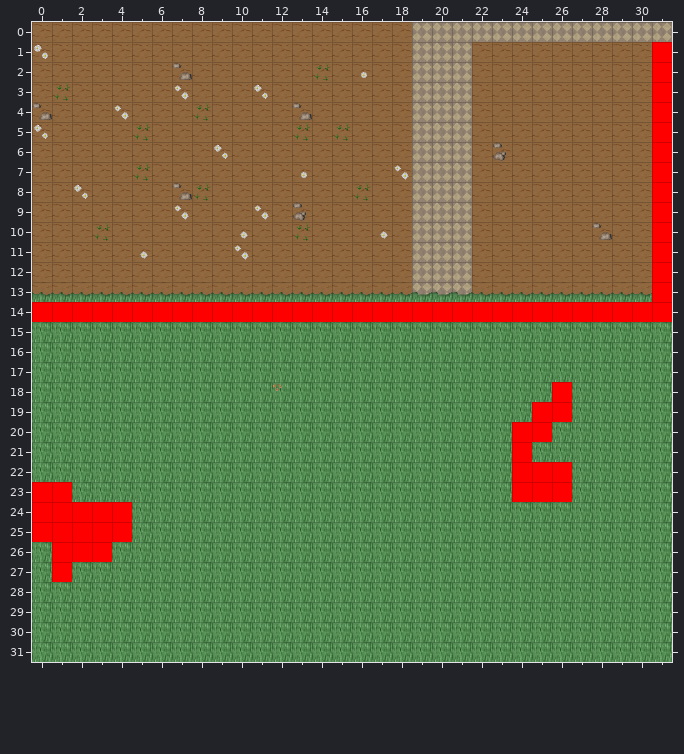
Level history. Tiled map: AndorsTrail/res/xml/level_0_semos_plains_ne_x1_y3.tmx. Above: the version before the commit.
Cells are 32x32 px. Shown: x 0..31, y 0..31. Tiles whose own drawing changed are shown in their newer look in all pictures.
And afterwards:
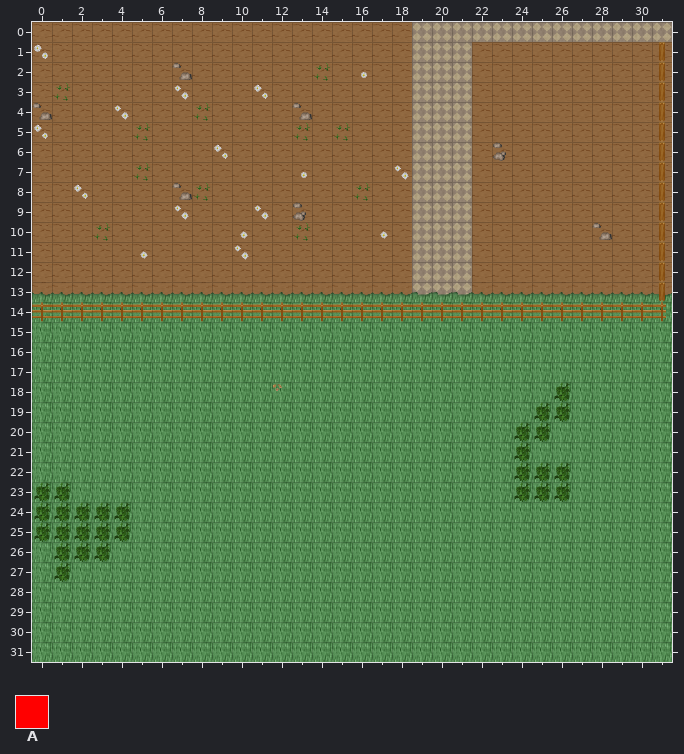
Key: from "logic_collision": A 0.
_ is an empty cell.
What changed:
Layer "Walkable" (now hidden):
y 1..13: x 31 A -> _
y 14: x 0..31 AAAAAAAAAAAAAAAAAAAAAAAAAAAAAAAA -> ________________________________
y 18: x 26 A -> _
y 19: x 25..26 AA -> __
y 20: x 24..25 AA -> __
y 21: x 24 A -> _
y 22: x 24..26 AAA -> ___
y 23: x 0..1 AA -> __; x 24..26 AAA -> ___
y 24..25: x 0..4 AAAAA -> _____
y 26: x 1..3 AAA -> ___
y 27: x 1 A -> _
